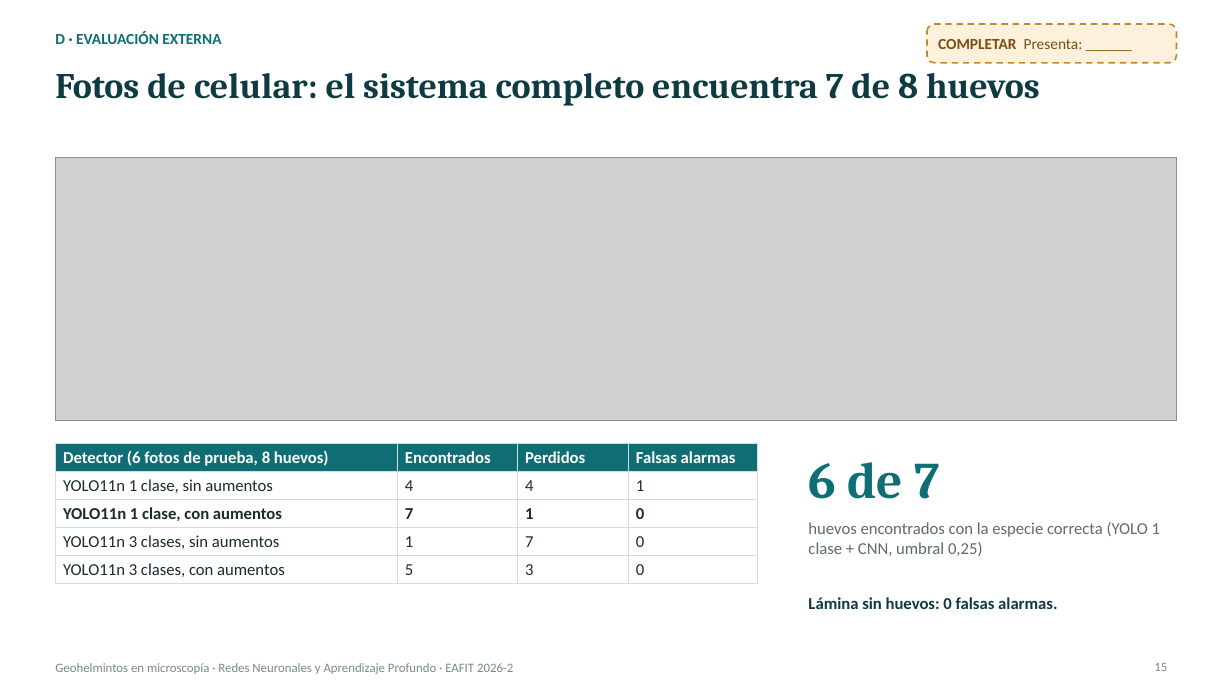
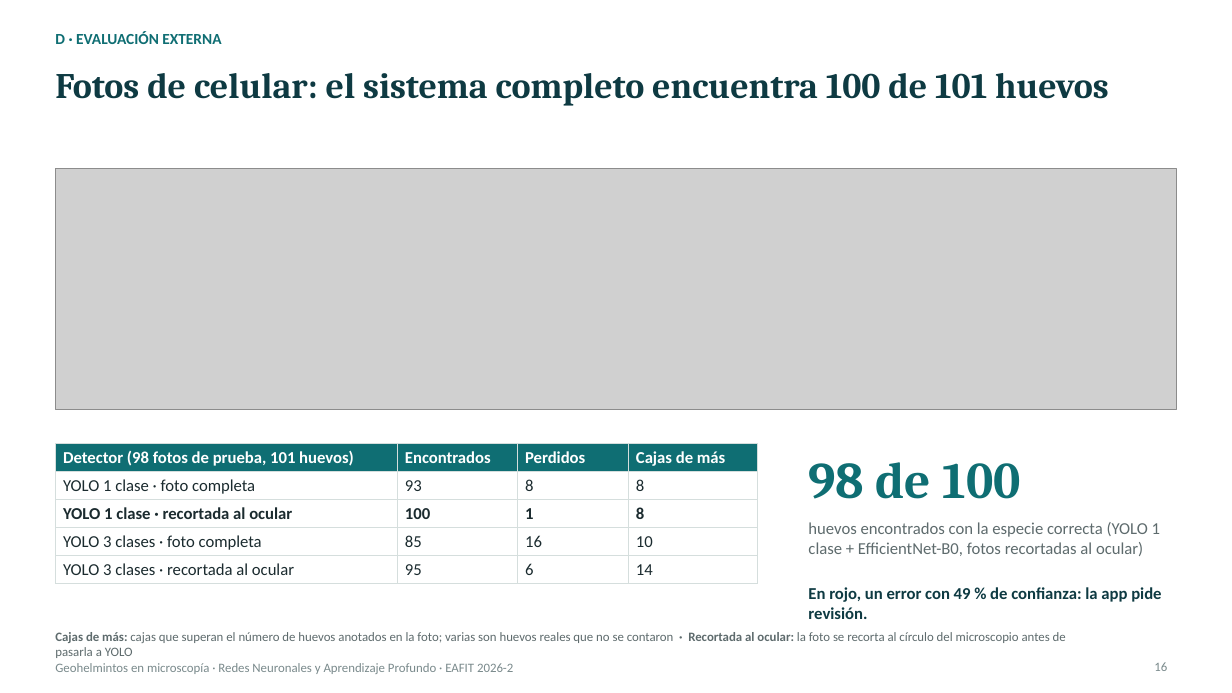
Before and after one commit to Llano0/ParCero_beta, a slide deck: slide 16 of docs/entregas/deep-learning/Presentacion_Geohelmintos_DL.pptx (slide 15 before the commit). Drawn at 1232x693 pixels with LibreOffice and Linux fonts; fonts in the diff are those of the drawing; grey boxes stand for pictures. Boxes give left, top, right and bottom in pixels: in the first picture for what was removed or moved away, otherwise in the second. Text is boxed around its words. In the diff, an @@ line names an element or a change of style, - is before the commit and + after.

```diff
--- a/docs/entregas/deep-learning/Presentacion_Geohelmintos_DL.pptx
+++ b/docs/entregas/deep-learning/Presentacion_Geohelmintos_DL.pptx
@@ rounded rectangle removed at (x1=927, y1=24, x2=1177, y2=63) @@
@@ text removed at (x1=938, y1=39, x2=1083, y2=49) @@
-COMPLETAR Presenta: ______
@@ title at (x1=55, y1=73, x2=1109, y2=106): text changed @@
-Fotos de celular: el sistema completo encuentra 7 de 8 huevos
+Fotos de celular: el sistema completo encuentra 100 de 101 huevos
@@ picture resized from (x1=55, y1=157, x2=1177, y2=421) to (x1=55, y1=168, x2=1177, y2=409) @@
@@ table at (x1=55, y1=444, x2=758, y2=579) @@
-row 1, column 1: Detector (6 fotos de prueba, 8 huevos)
+row 1, column 1: Detector (98 fotos de prueba, 101 huevos)
-row 1, column 4: Falsas alarmas
+row 1, column 4: Cajas de más
-row 2: YOLO11n 1 clase, sin aumentos | 4 | 4 | 1
+row 2: YOLO 1 clase · foto completa | 93 | 8 | 8
-row 3: YOLO11n 1 clase, con aumentos | 7 | 1 | 0
+row 3: YOLO 1 clase · recortada al ocular | 100 | 1 | 8
-row 4: YOLO11n 3 clases, sin aumentos | 1 | 7 | 0
+row 4: YOLO 3 clases · foto completa | 85 | 16 | 10
-row 5: YOLO11n 3 clases, con aumentos | 5 | 3 | 0
+row 5: YOLO 3 clases · recortada al ocular | 95 | 6 | 14
@@ text at (x1=808, y1=462, x2=1021, y2=499): text changed @@
-6 de 7
+98 de 100
@@ text at (x1=808, y1=522, x2=1160, y2=556): text changed @@
-huevos encontrados con la especie correcta (YOLO 1 clase + CNN, umbral 0,25)
+huevos encontrados con la especie correcta (YOLO 1 clase + EfficientNet-B0, fotos recortadas al ocular)
@@ text at (x1=808, y1=587, x2=1161, y2=619): text changed @@
-Lámina sin huevos: 0 falsas alarmas.
+En rojo, un error con 49 % de confianza: la app pide revisión.
@@ text added at (x1=55, y1=632, x2=1066, y2=658), 10 pt, text #5E6B6D @@
+Cajas de más: cajas que superan el número de huevos anotados en la foto; varias son huevos reales que no se contaron · Recortada al ocular: la foto se recorta al círculo del microscopio antes de pasarla a YOLO
@@ page number at (x1=1154, y1=662, x2=1167, y2=671): text changed @@
-15
+16
```
Also in this commit, not shown: 17 other slides changed, 2 slides added, 6 other files.
